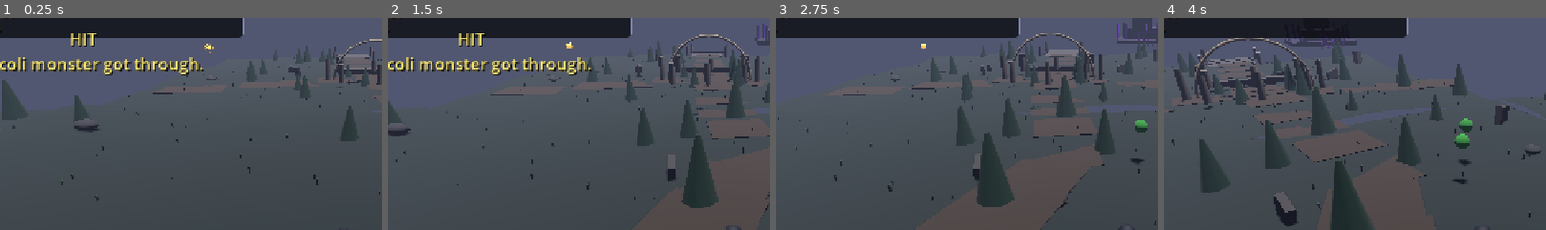
Above: before the commit, frames 1-4 (left to right).
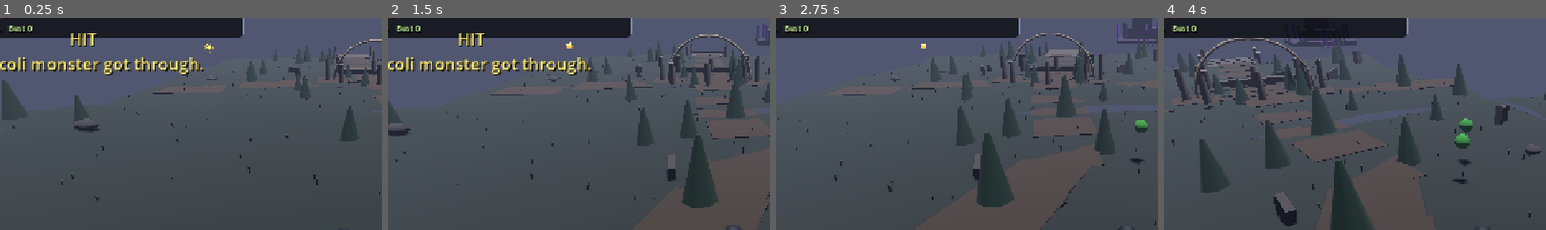
Above: after the commit, the same moments.

Repository: jfeldman9-rgb/RileyDungeonMaster
Game: Godot game, scene res://scenes/open_world_prototype.tscn
The game is run twice, just before and just after one commit, with the same random seed, the same clock (stepped at 60 frames per second) and the same inputs.
Inputs (mouse positions are % of the whole screen's width and height, from its top left):
- Up to frame 1 (0.25 s): no input
- Up to frame 2 (1.5 s): tap Enter (ui_accept) at 0.5, 0.77 s; move the mouse to (72, 44) at 0.52 s; hold D (move_right) 0.53-1.25 s; hold Shift (dash) 0.53-1.25 s; click (72, 44) at 0.67 s; drag from (30, 54) to (45, 70) at 1.27 s
- Up to frame 3 (2.75 s): move the mouse to (60, 27) at 2.02 s; hold D (move_right) from 2.03 s (still down); hold F (throw_star) from 2.03 s (still down)
- Up to frame 4 (4 s): release D (move_right) at 2.75 s; release F (throw_star) at 2.75 s; drag from (45, 70) to (20, 34) at 2.77 s; move the mouse to (80, 65) at 3.52 s; hold A (move_left) from 3.53 s (still down); hold E from 3.53 s (still down); tap Enter (ui_accept) at 3.77 s
The pictures show only the part of the screen within x 5-55%, y 13-63%; the shares and areas given below are measured in that part.

The runs differ from the first frame. In frame 1, 0.1% of the frame differs, in the area x 2-9%, y 3-8%; in frame 2, 0.1%; in frame 3, 0.1%; in frame 4, 0.1%.

Commit message:
Show best score in modular HUD

Diff:
--- a/scripts/ui_manager.gd
+++ b/scripts/ui_manager.gd
@@ -154,7 +154,8 @@
 
 func _on_score_changed(_new_score: int) -> void:
 	if score_label:
-		score_label.text = "Score %d" % _new_score
+		var best := int(state.get("highest_score")) if state else 0
+		score_label.text = "Score %d    Best %d" % [_new_score, best]
 
 
 func _on_player_damaged(_new_health: int) -> void:
